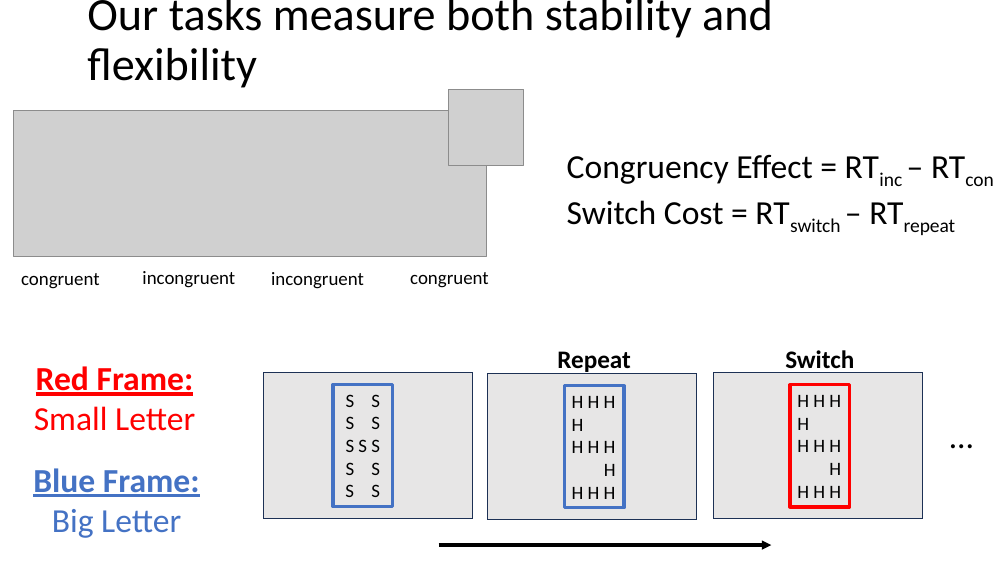
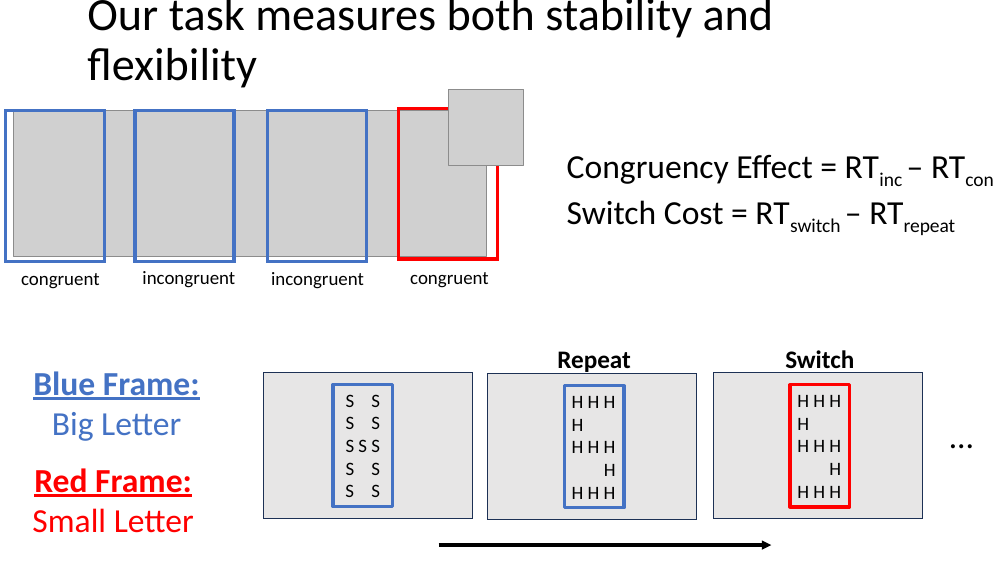
Before and after one commit to jimzhang629/third_year_talk, a slide deck: slide 19 of thirdYearTalk_JZ1.pptx (slide 25 before the commit). Drawn at 1008x567 pixels with LibreOffice and Linux fonts; fonts in the diff are those of the drawing; grey boxes stand for pictures; background and template pictures are left out. Boxes give left, top, right and bottom in pixels: in the first picture for what was removed or moved away, otherwise in the second. Text is boxed around its words. In the diff, an @@ line names an element or a change of style, - is before the commit and + after.

```diff
--- a/thirdYearTalk_JZ1.pptx
+++ b/thirdYearTalk_JZ1.pptx
@@ title at (x1=87, y1=0, x2=774, y2=88): text changed @@
-Our tasks measure both stability and flexibility
+Our task measures both stability and flexibility
@@ rectangle added at (x1=5, y1=110, x2=104, y2=261), outline #4472C4 3 pt @@
@@ rectangle added at (x1=135, y1=110, x2=234, y2=261), outline #4472C4 3 pt @@
@@ rectangle added at (x1=268, y1=110, x2=367, y2=261), outline #4472C4 3 pt @@
@@ rectangle added at (x1=399, y1=108, x2=498, y2=259), outline #FF0000 3 pt @@
@@ text "Blue Frame:" moved from (x1=33, y1=468, x2=200, y2=538) to (x1=33, y1=371, x2=200, y2=441) @@
@@ text "Red Frame: Small Letter" moved from (x1=34, y1=366, x2=195, y2=431) to (x1=32, y1=468, x2=194, y2=533) @@
```
Also in this commit, not shown: 4 other slides changed, 5 slides added, 10 slides removed.
